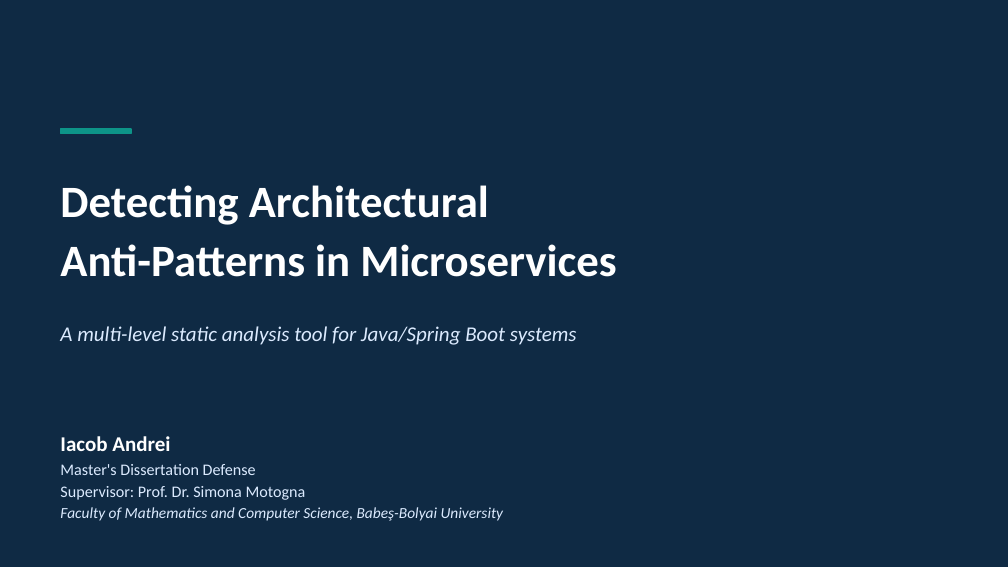
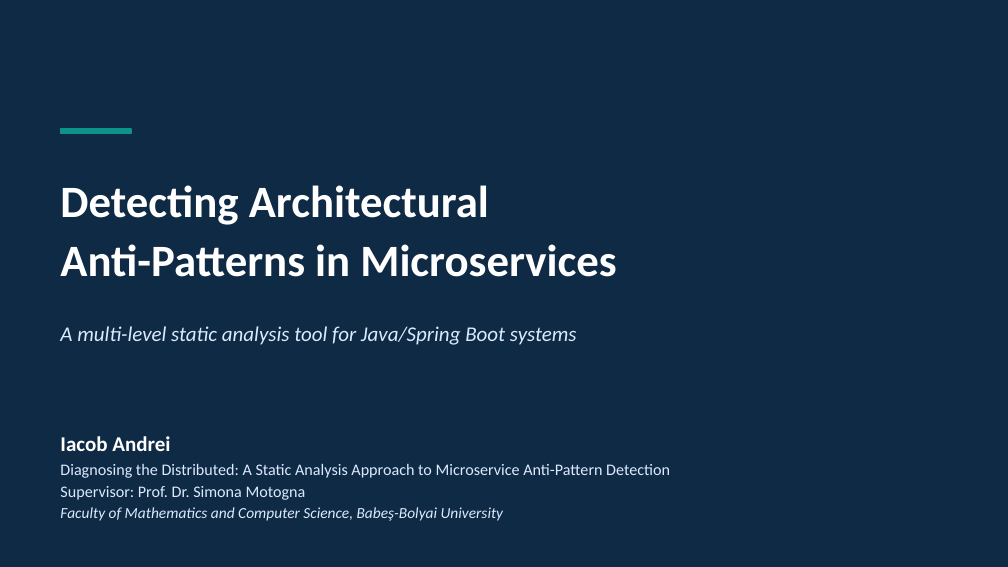
Before and after one commit to andrei45635/dissertation_backend, a slide deck: slide 1 of thesis/presentation/MSA_Detector_Defense_v2.pptx. Drawn at 1008x567 pixels with LibreOffice and Linux fonts; fonts in the diff are those of the drawing. Boxes give left, top, right and bottom in pixels: in the first picture for what was removed or moved away, otherwise in the second. Text is boxed around its words. In the diff, an @@ line names an element or a change of style, - is before the commit and + after.

```diff
--- a/thesis/presentation/MSA_Detector_Defense_v2.pptx
+++ b/thesis/presentation/MSA_Detector_Defense_v2.pptx
@@ text at [60, 464, 670, 478]: text changed @@
-Master's Dissertation Defense
+Diagnosing the Distributed: A Static Analysis Approach to Microservice Anti-Pattern Detection
```
Also in this commit, not shown: 3 other slides changed, 2 other files.
